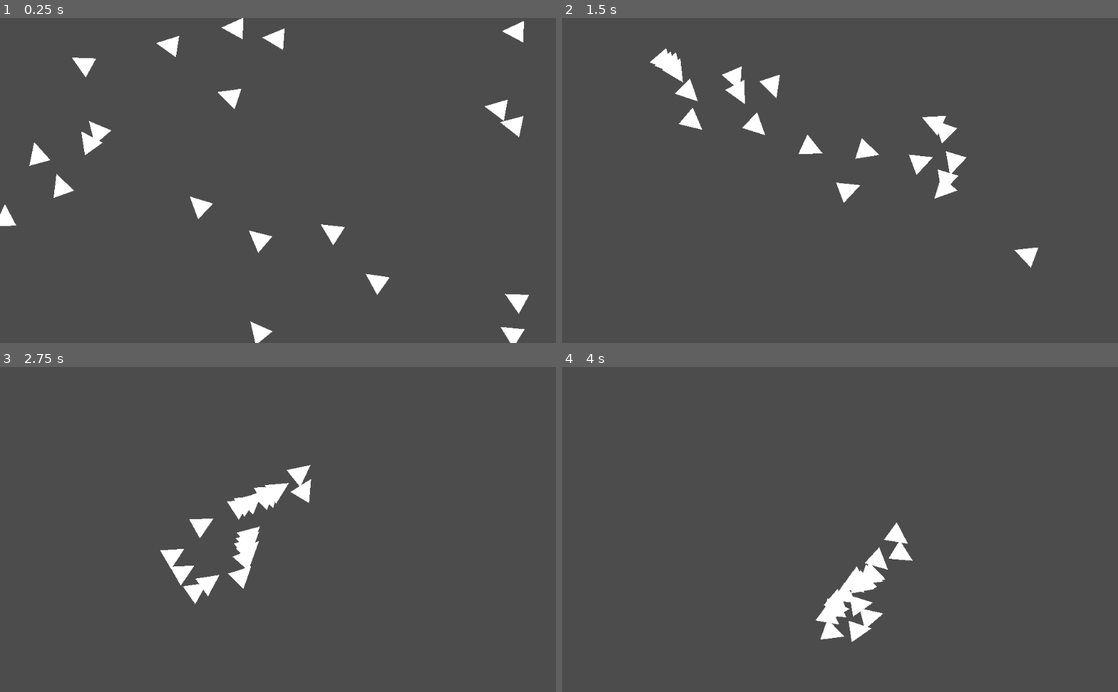
Above: before the commit, frames 1-4 (two rows, left to right).
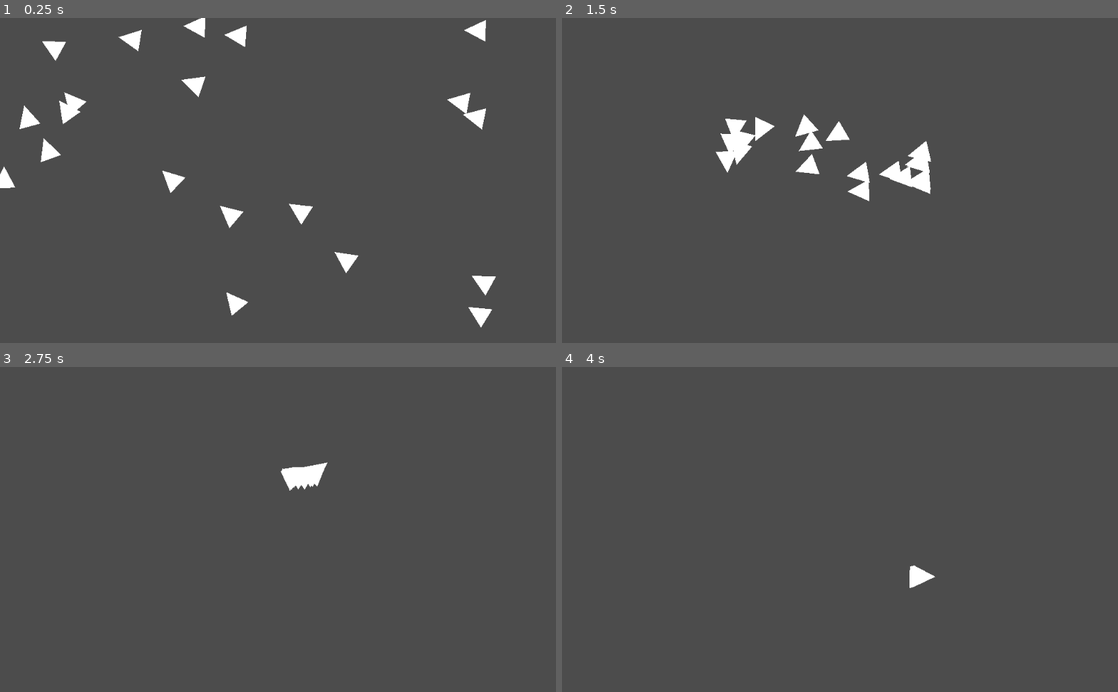
Above: after the commit, the same moments.

Repository: yosuanicolaus/Autonomous-Agents
Game: Godot game, scene res://practice/practice.tscn
Two runs of this game, one before a commit and one after it. Both use one fixed random seed, a clock stepped at 60 frames per second and the inputs below. The project has no main scene, so this scene is started directly.
Inputs (mouse positions are in pixels of both pictures, inside the frame that each line leads up to):
- Up to frame 1 (0.25 s): no input
- Up to frame 2 (1.5 s): move the mouse to (962, 164) at 0.52 s; move the mouse to (728, 196) at 1.27 s
- Up to frame 3 (2.75 s): move the mouse to (333, 458) at 2.02 s
- Up to frame 4 (4 s): move the mouse to (812, 594) at 2.77 s; move the mouse to (1006, 578) at 3.52 s

The runs differ from the first frame. In frame 1, 5.3% of the frame differs, in the area x 0-96%, y 0-100%; in frame 2, 4.1%; in frame 3, 2.2%; in frame 4, 1.9%.

Commit message:
implement arrive behaviour (slows down when near)

Diff:
--- a/practice/vehicle.gd
+++ b/practice/vehicle.gd
@@ -2,6 +2,7 @@
 
 export var max_speed := 400.0
 export var max_force := 15.0
+export var slow_radius := 150
 
 var acceleration := Vector2.ZERO
 var velocity := Vector2.ZERO
@@ -27,9 +28,25 @@
 	acceleration += steer
 
 
+func arrive(target: Vector2):
+	var desired: Vector2 = target - position
+	var desired_length = desired.length()
+	desired = desired.normalized()
+	if desired_length < slow_radius:
+		var slow_speed = max_speed * (desired_length / slow_radius)
+		desired *= slow_speed
+	else:
+		desired *= max_speed
+
+	var steer: Vector2 = desired - velocity
+	steer = steer.clamped(max_speed)
+	acceleration += steer
+
+
 func _process(delta):
 	var target = get_global_mouse_position()
-	seek(target)
+	# seek(target)
+	arrive(target)
 	velocity += acceleration
 	velocity = velocity.clamped(max_speed)
 	look_at(position + velocity)
